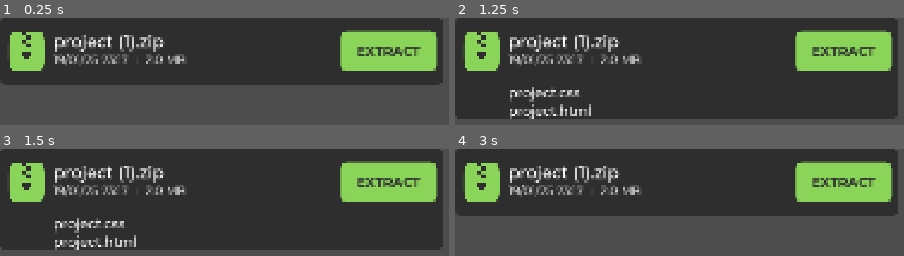
Above: before the commit, frames 1-4 (two rows, left to right).
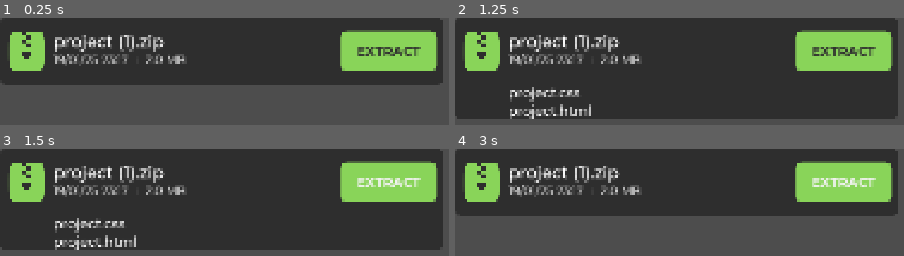
Above: after the commit, the same moments.

Repository: noor-shalaby/xtracta
Game: Godot game, scene res://src/file_button.tscn
Same seed, same stepped clock (60 frames per second), same inputs: the game is played once before the commit and once after it. This scene is started directly instead of the project's main scene.
Inputs (mouse positions are in pixels of both pictures, inside the frame that each line leads up to):
- Up to frame 1 (0.25 s): no input
- Up to frame 2 (1.25 s): click (675, 51) at 0.5 s
- Up to frame 3 (1.5 s): click "EXTRACT" at 1.25 s
- Up to frame 4 (3 s): click (675, 199) at 2 s; click "EXTRACT" at 2.75 s

Frames 1-2 are identical in both runs. In frame 3, 0.9% of the frame differs, in the area x 79-94%, y 27-36%; in frame 4, 0.9%.

Commit message:
fix bug: extract the file again if the extract button was pressed while already extracting

Diff:
--- a/src/file_button.gd
+++ b/src/file_button.gd
@@ -55,6 +55,7 @@
 		print("Failed to open ZIP. Error code: ", err)
 		return false
 
+	extract_button.set_deferred("disabled", true)
 	var files: PackedStringArray = reader.get_files()
 	var total_files: int = files.size()
 	var current_file_index: int = 0
--- a/src/file_button.tscn
+++ b/src/file_button.tscn
@@ -142,7 +142,6 @@
 theme_override_colors/font_color = Color(0.18039216, 0.18039216, 0.18039216, 1)
 theme_override_colors/font_focus_color = Color(0.18039216, 0.18039216, 0.18039216, 1)
 theme_override_colors/font_pressed_color = Color(0.18039216, 0.18039216, 0.18039216, 1)
-theme_override_colors/font_hover_color = Color(0.18039216, 0.18039216, 0.18039216, 1)
 theme_override_colors/font_hover_pressed_color = Color(0.18039216, 0.18039216, 0.18039216, 1)
 theme_override_fonts/font = ExtResource("4_tysqo")
 theme_override_font_sizes/font_size = 32
